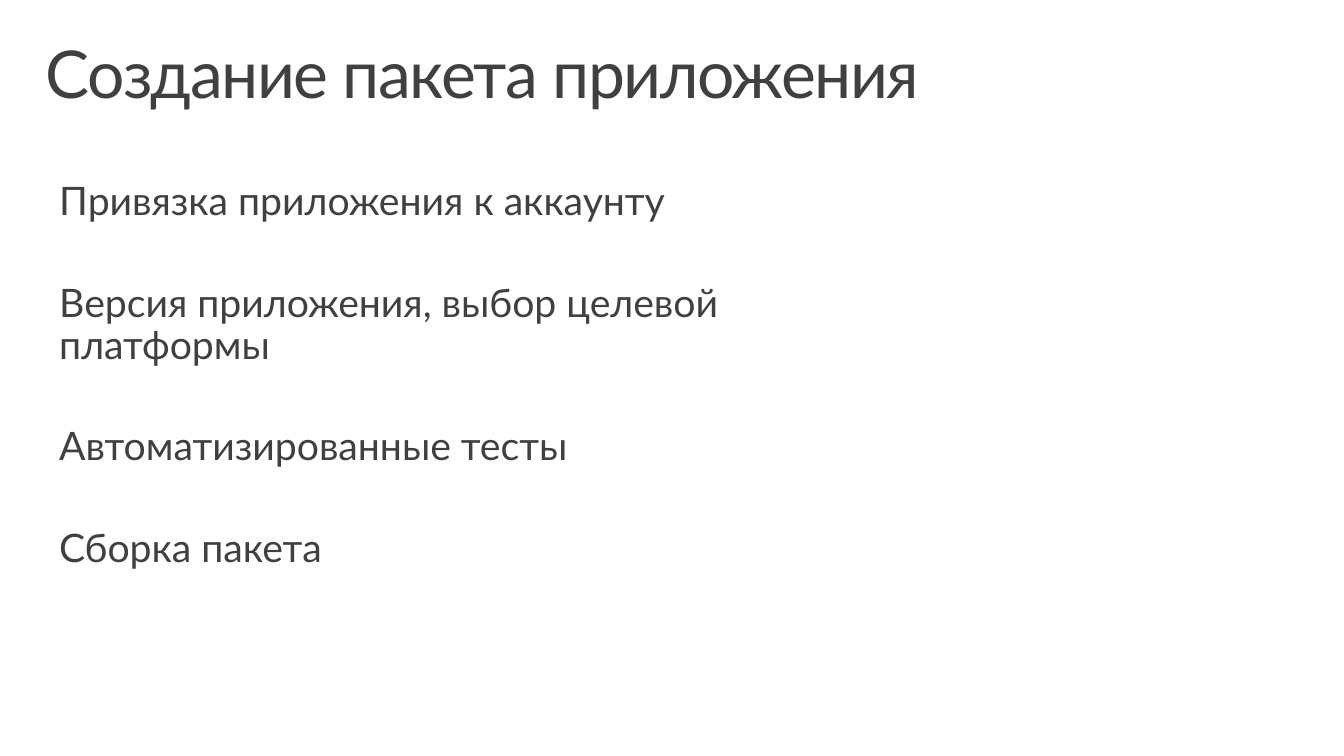
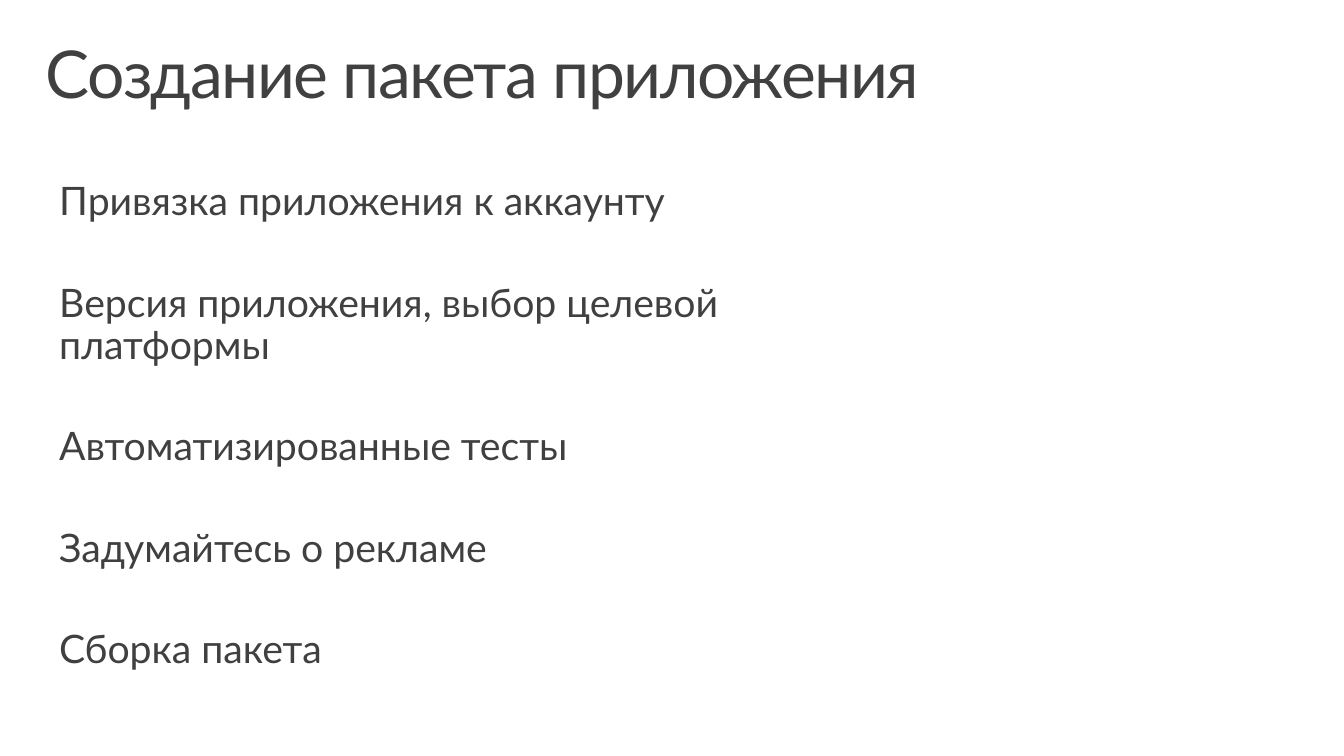
Before and after one commit to evangelism/Win10UWPCourse, a slide deck: slide 4 of 09. Store and Monetization/9 - Store and Monetization (RUS).pptx. Drawn at 1344x756 pixels with LibreOffice and Linux fonts; fonts in the diff are those of the drawing; background and template pictures are left out. Boxes give left, top, right and bottom in pixels: in the first picture for what was removed or moved away, otherwise in the second. Text is boxed around its words. In the diff, an @@ line names an element or a change of style, - is before the commit and + after.

```diff
--- a/09. Store and Monetization/9 - Store and Monetization (RUS).pptx
+++ b/09. Store and Monetization/9 - Store and Monetization (RUS).pptx
@@ text at box(59, 533, 486, 569): paragraph added @@
+Задумайтесь о рекламе
```
Also in this commit, not shown: 1 slide removed, 1 other file.
